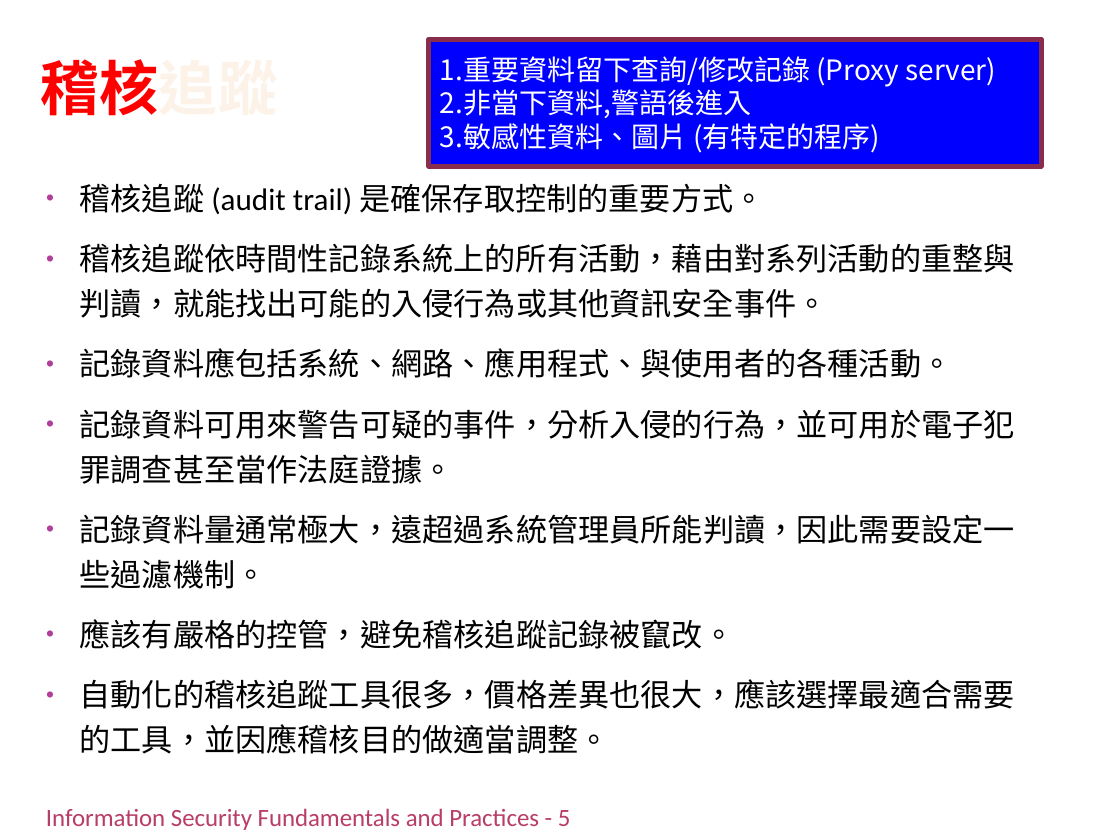
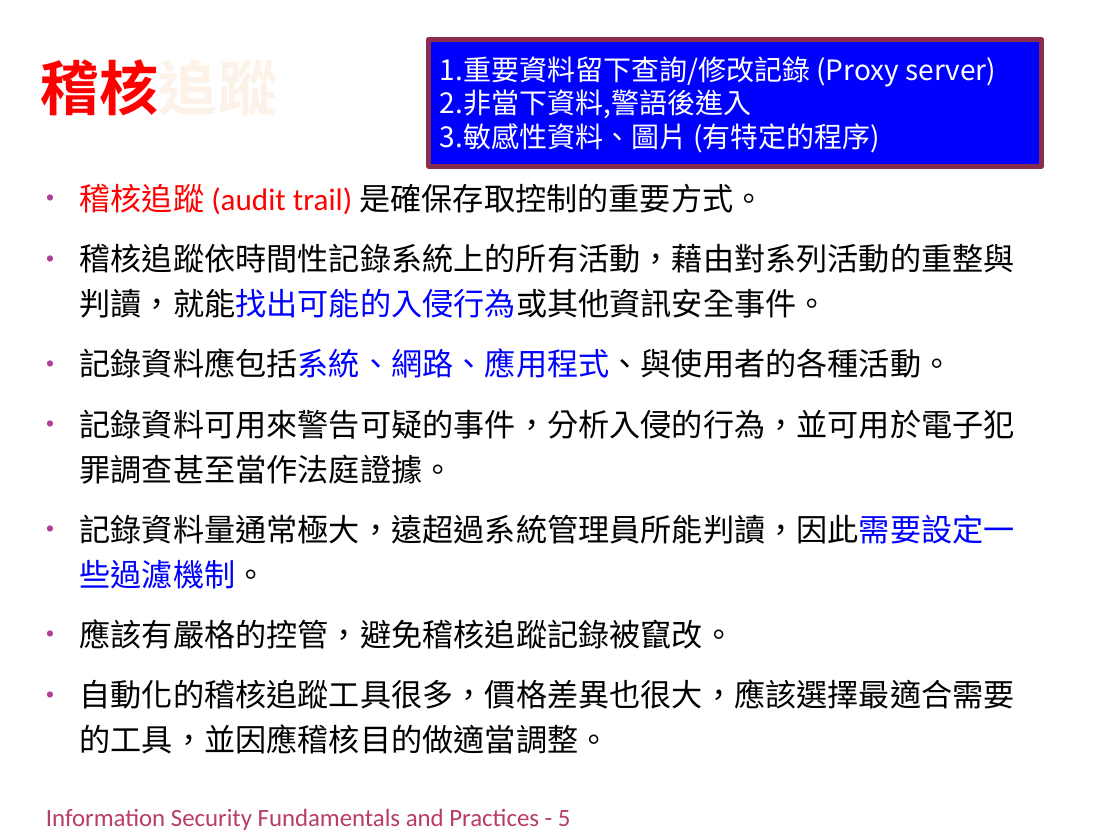
Before and after one commit to chih-chengwu/Information-Security-Markdown, a slide deck: slide 36 of 副本/Ch4_認證授權與存取控制(潘天佑的第5章).pptx. Drawn at 1120x840 pixels with LibreOffice and Linux fonts; fonts in the diff are those of the drawing; background and template pictures are left out. Boxes give left, top, right and bottom in pixels: in the first picture for what was removed or moved away, otherwise in the second. Text is boxed around its words. In the diff, an @@ line names an element or a change of style, - is before the commit and + after.

```diff
--- a/副本/Ch4_認證授權與存取控制(潘天佑的第5章).pptx
+++ b/副本/Ch4_認證授權與存取控制(潘天佑的第5章).pptx
@@ text at [80,184,1015,589]: text colour #000000 to #FF0000 in "稽核追蹤 (audit trail)"; text colour #000000 to #0000FF in "稽核追蹤依時間性記錄系統上的所有活動，藉由對系列活動的重整與判讀，就能找出可能的入侵行為或其他資訊安全事件。", "記錄資料應包括系統、網路、應用程式、與使用者的各種活動。", "記錄資料量通常極大，遠超過系統管理員所能判讀，因此需要設定一些過濾機制。" @@
```
Also in this commit, not shown: 16 other slides changed.
